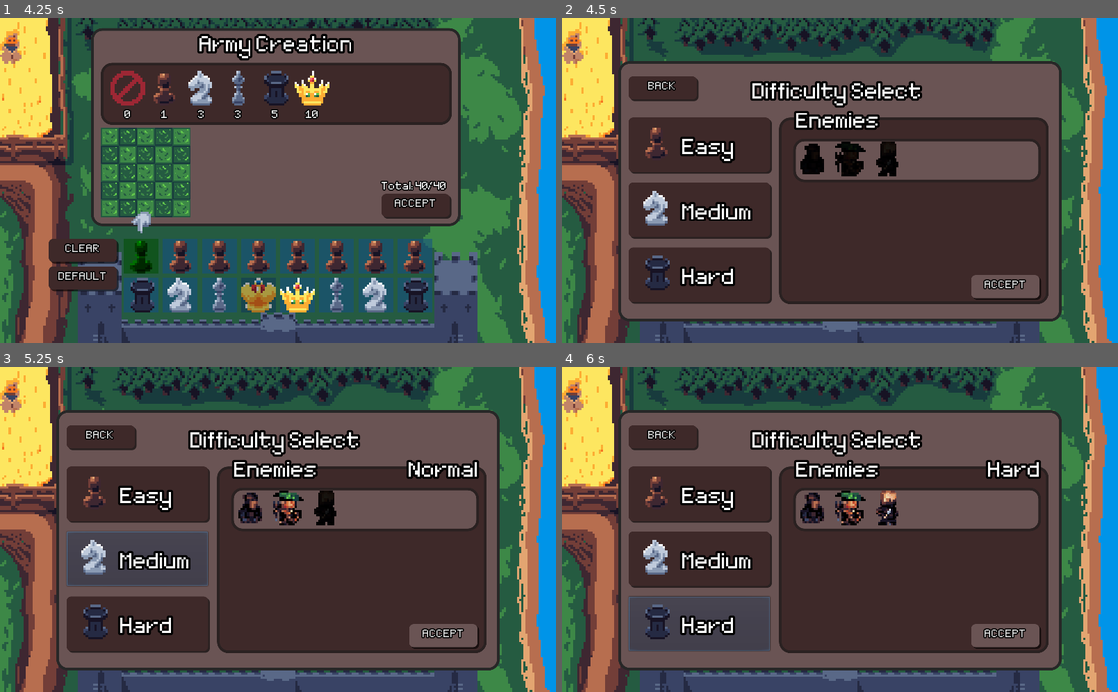
Above: before the commit, frames 1-4 (two rows, left to right).
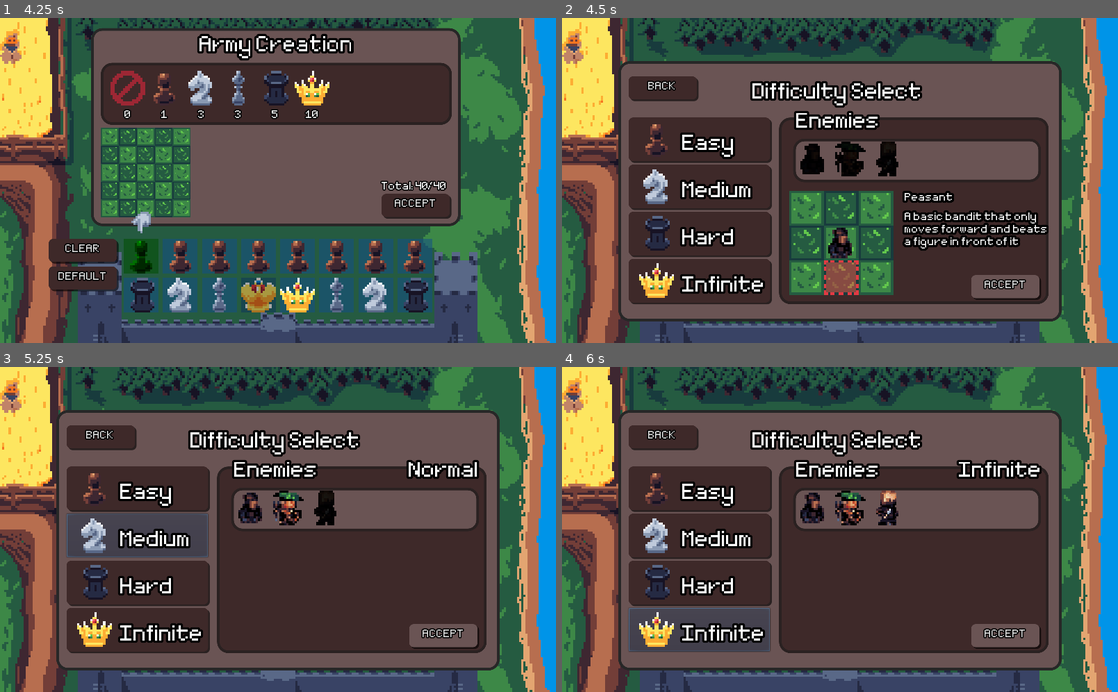
Above: after the commit, the same moments.

Repository: stealthio/Kings-Pawn
Game: Godot game, scene res://Scenes/TitleScreen.tscn
Same seed, same stepped clock (60 frames per second), same inputs: the game is played once before the commit and once after it.
Inputs (mouse positions are in pixels of both pictures, inside the frame that each line leads up to):
- Up to frame 1 (4.25 s): tap Enter at 0.5, 2 s; move the mouse to (400, 164) at 0.52 s; click (400, 164) at 0.6 s; move the mouse to (166, 196) at 1.27 s; click (166, 196) at 1.35 s; move the mouse to (333, 109) at 2.02 s; click (333, 109) at 2.1 s; move the mouse to (250, 245) at 2.77 s; click (250, 245) at 2.85 s; click "Start Game" at 3.5 s
- Up to frame 2 (4.5 s): click "ACCEPT" at 4.25 s
- Up to frame 3 (5.25 s): click "Medium" at 5 s
- Up to frame 4 (6 s): click (701, 630) at 5.75 s, where only the run after the commit has a clickable "Infinite"

Frame 1 is identical in both runs. In frame 2, 14% of the frame differs, in the area x 12-88%, y 32-89%; in frame 3, 7.8%; in frame 4, 7.0%.

Commit message:
Adjusted difficulties and added infinite mode for #5

Diff:
--- a/Game.tscn
+++ b/Game.tscn
@@ -371,7 +371,6 @@
 [node name="EnemySpawnManager" type="Node2D" parent="."]
 script = ExtResource( 11 )
 start_pos = Vector2( 320, 82 )
-spawn_count = [ Vector2( 1, 2 ), Vector2( 2, 4 ), Vector2( 3, 5 ) ]
 
 [node name="ObstacleSpawnManager" type="Node2D" parent="."]
 script = ExtResource( 17 )
--- a/Scenes/LevelSelect.tscn
+++ b/Scenes/LevelSelect.tscn
@@ -14,6 +14,7 @@
 [ext_resource path="res://Ressources/Board/Preview.png" type="Texture" id=12]
 [ext_resource path="res://Ressources/Fonts/PixelFont.tres" type="DynamicFont" id=13]
 [ext_resource path="res://Scripts/Toggleable.gd" type="Script" id=14]
+[ext_resource path="res://Ressources/Figurines/Queen.png" type="Texture" id=15]
 
 [sub_resource type="StyleBoxFlat" id=1]
 bg_color = Color( 0.419608, 0.333333, 0.333333, 1 )
@@ -198,8 +199,8 @@
 margin_left = 123.0
 margin_top = 188.0
 margin_right = 383.0
-margin_bottom = 288.0
-rect_min_size = Vector2( 250, 96 )
+margin_bottom = 268.0
+rect_min_size = Vector2( 250, 80 )
 custom_styles/normal = SubResource( 4 )
 __meta__ = {
 "_edit_use_anchors_": false
@@ -207,9 +208,9 @@
 
 [node name="TextureRect" type="TextureRect" parent="Easy"]
 margin_left = 19.0
-margin_top = 15.0
+margin_top = 8.0
 margin_right = 83.0
-margin_bottom = 79.0
+margin_bottom = 72.0
 texture = ExtResource( 7 )
 __meta__ = {
 "_edit_use_anchors_": false
@@ -217,9 +218,9 @@
 
 [node name="Info" type="Label" parent="Easy"]
 margin_left = 99.0
-margin_top = 39.0
+margin_top = 32.0
 margin_right = 227.0
-margin_bottom = 79.0
+margin_bottom = 72.0
 custom_fonts/font = SubResource( 5 )
 text = "Easy"
 __meta__ = {
@@ -228,10 +229,10 @@
 
 [node name="Normal" type="Button" parent="."]
 margin_left = 123.0
-margin_top = 308.0
+margin_top = 275.0
 margin_right = 383.0
-margin_bottom = 408.0
-rect_min_size = Vector2( 250, 96 )
+margin_bottom = 355.0
+rect_min_size = Vector2( 250, 80 )
 custom_styles/normal = SubResource( 4 )
 __meta__ = {
 "_edit_use_anchors_": false
@@ -239,9 +240,9 @@
 
 [node name="TextureRect" type="TextureRect" parent="Normal"]
 margin_left = 19.0
-margin_top = 15.0
+margin_top = 8.0
 margin_right = 83.0
-margin_bottom = 79.0
+margin_bottom = 72.0
 texture = ExtResource( 4 )
 __meta__ = {
 "_edit_use_anchors_": false
@@ -249,9 +250,9 @@
 
 [node name="Info" type="Label" parent="Normal"]
 margin_left = 99.0
-margin_top = 39.0
+margin_top = 32.0
 margin_right = 227.0
-margin_bottom = 79.0
+margin_bottom = 72.0
 custom_fonts/font = SubResource( 5 )
 text = "Medium"
 __meta__ = {
@@ -260,10 +261,10 @@
 
 [node name="Hard" type="Button" parent="."]
 margin_left = 123.0
-margin_top = 428.0
+margin_top = 362.0
 margin_right = 383.0
-margin_bottom = 528.0
-rect_min_size = Vector2( 250, 96 )
+margin_bottom = 442.0
+rect_min_size = Vector2( 250, 80 )
 custom_styles/normal = SubResource( 4 )
 __meta__ = {
 "_edit_use_anchors_": false
@@ -271,9 +272,9 @@
 
 [node name="TextureRect" type="TextureRect" parent="Hard"]
 margin_left = 19.0
-margin_top = 15.0
+margin_top = 8.0
 margin_right = 83.0
-margin_bottom = 79.0
+margin_bottom = 72.0
 texture = ExtResource( 1 )
 __meta__ = {
 "_edit_use_anchors_": false
@@ -281,11 +282,43 @@
 
 [node name="Info" type="Label" parent="Hard"]
 margin_left = 99.0
-margin_top = 39.0
+margin_top = 32.0
 margin_right = 227.0
-margin_bottom = 79.0
+margin_bottom = 72.0
 custom_fonts/font = SubResource( 5 )
 text = "Hard"
+__meta__ = {
+"_edit_use_anchors_": false
+}
+
+[node name="Infinite" type="Button" parent="."]
+margin_left = 123.0
+margin_top = 449.0
+margin_right = 383.0
+margin_bottom = 529.0
+rect_min_size = Vector2( 250, 80 )
+custom_styles/normal = SubResource( 4 )
+__meta__ = {
+"_edit_use_anchors_": false
+}
+
+[node name="TextureRect" type="TextureRect" parent="Infinite"]
+margin_left = 19.0
+margin_top = 8.0
+margin_right = 83.0
+margin_bottom = 72.0
+texture = ExtResource( 15 )
+__meta__ = {
+"_edit_use_anchors_": false
+}
+
+[node name="Info" type="Label" parent="Infinite"]
+margin_left = 99.0
+margin_top = 32.0
+margin_right = 227.0
+margin_bottom = 72.0
+custom_fonts/font = SubResource( 5 )
+text = "Infinite"
 __meta__ = {
 "_edit_use_anchors_": false
 }
@@ -355,7 +388,6 @@
 }
 
 [node name="PreviewPeasant" type="Control" parent="."]
-visible = false
 margin_left = 482.0
 margin_top = 363.0
 margin_right = 522.0
@@ -600,5 +632,6 @@
 [connection signal="pressed" from="Easy" to="." method="_on_Easy_pressed"]
 [connection signal="pressed" from="Normal" to="." method="_on_Normal_pressed"]
 [connection signal="pressed" from="Hard" to="." method="_on_Hard_pressed"]
+[connection signal="pressed" from="Infinite" to="." method="_on_Infinite_pressed"]
 [connection signal="pressed" from="Accept" to="." method="_on_Accept_pressed"]
 [connection signal="pressed" from="Back" to="." method="_on_Back_pressed"]
--- a/Scripts/GameManager.gd
+++ b/Scripts/GameManager.gd
@@ -32,6 +32,8 @@
 	execute_enemy_turn()
 
 func check_victory():
+	if Helper.current_difficulty == Helper.difficulty.INFINITE: # You can't win in infinite mode
+		return
 	if BoardEntities.get_enemies().size() <= 1: # check is with 1 as the enemy that has just been killed is still "Living" at this moment
 		Helper.play_sound(preload("res://Ressources/SFX/winSound.wav"), 1)
 		emit_signal("victory")
--- a/Scripts/Helper.gd
+++ b/Scripts/Helper.gd
@@ -20,6 +20,7 @@
 	EASY,
 	NORMAL,
 	HARD,
+	INFINITE
 }
 
 var figure_setup = {
--- a/Scripts/LevelSelect.gd
+++ b/Scripts/LevelSelect.gd
@@ -28,18 +28,23 @@
 	Helper.current_difficulty = Helper.difficulty.EASY
 	$Difficulty.text = "Easy"
 
+func _on_Normal_pressed():
+	Helper.play_sound(preload("res://Ressources/SFX/click.wav"))
+	change_difficulty(2)
+	Helper.current_difficulty = Helper.difficulty.NORMAL
+	$Difficulty.text = "Normal"
+
 func _on_Hard_pressed():
 	Helper.play_sound(preload("res://Ressources/SFX/click.wav"))
 	change_difficulty(3)
 	Helper.current_difficulty = Helper.difficulty.HARD
 	$Difficulty.text = "Hard"
 
-
-func _on_Normal_pressed():
+func _on_Infinite_pressed():
 	Helper.play_sound(preload("res://Ressources/SFX/click.wav"))
-	change_difficulty(2)
-	Helper.current_difficulty = Helper.difficulty.NORMAL
-	$Difficulty.text = "Normal"
+	change_difficulty(4)
+	Helper.current_difficulty = Helper.difficulty.INFINITE
+	$Difficulty.text = "Infinite"
 
 func _on_Accept_pressed():
 	if selected_difficulty != 0:
--- a/Scripts/SpawnManager.gd
+++ b/Scripts/SpawnManager.gd
@@ -2,9 +2,9 @@
 
 export var start_pos = Vector2(0,0)
 export var cell_count = 8
-export var spawn_count = [Vector2(0,2), Vector2(1,3), Vector2(2,4)] # a value between x..y
-export var chance_to_spawn_per_round = [60,90,100]
-export var possible_enemies = [[0],[0,1],[0,1,2]]
+export var spawn_count : PoolVector2Array = [Vector2(1,2), Vector2(2,3), Vector2(3,4), Vector2(1,5)] # a value between x..y
+export var chance_to_spawn_per_round : PoolIntArray = [80,90,100, 100]
+export var possible_enemies = [[0],[0,1],[0,1,2], [0,1,2]]
 var enemies = [preload("res://Scenes/Enemy_Pawn.tscn"), preload("res://Scenes/Enemy_Archer.tscn"), preload("res://Scenes/Enemy_Rogue.tscn")]
 var difficulty = Helper.difficulty.EASY
 var prepared_spawns = []
Not shown: 1 places in Scenes/LevelSelect.tscn that only renumber resources
